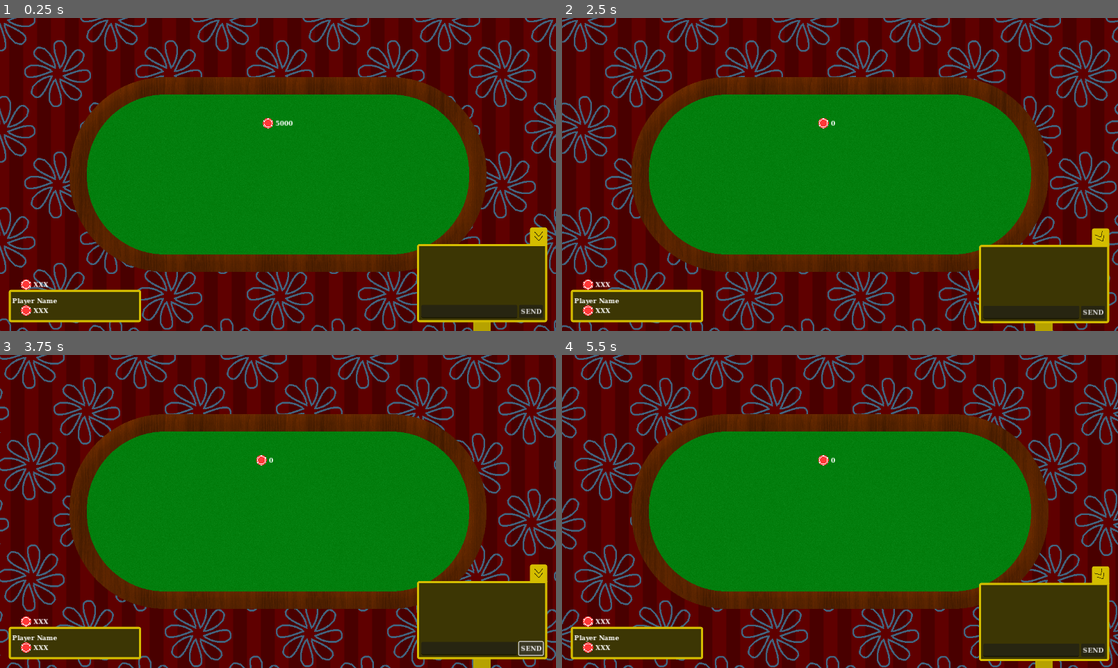
Above: before the commit, frames 1-4 (two rows, left to right).
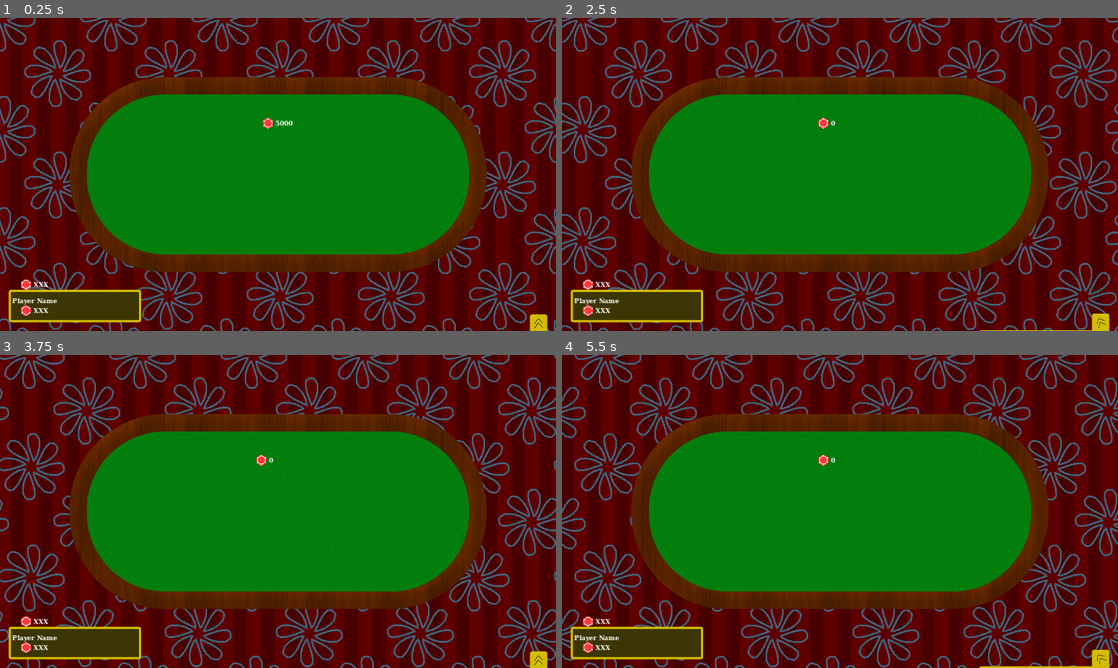
Above: after the commit, the same moments.

Repository: rwilson02/Poker-Party
Game: Godot game, scene res://scenes/Gameplay.tscn
Same seed, same stepped clock (60 frames per second), same inputs: the game is played once before the commit and once after it. This scene is started directly instead of the project's main scene.
Inputs (mouse positions are in pixels of both pictures, inside the frame that each line leads up to; where the layout moved, square brackets give the same spot in the first picture):
- Up to frame 1 (0.25 s): no input
- Up to frame 2 (2.5 s): click (1101, 324) [1101, 237] at 0.5 s; click (1095, 312) at 1.25 s, where only the run after the commit has a clickable "SEND"; click (1101, 237) [1101, 324] at 2 s
- Up to frame 3 (3.75 s): click (533, 649) at 2.75 s, where only the run before the commit has a clickable "SEND"; click (533, 649) at 3.5 s, where only the run before the commit has a clickable "SEND"
- Up to frame 4 (5.5 s): click (1101, 661) [1101, 574] at 4.25 s; tap Enter at 5 s

The runs differ from the first frame. In frame 1, 6.1% of the frame differs, in the area x 75-99%, y 66-100%; in frame 2, 6.2%; in frame 3, 6.1%; in frame 4, 6.2%, in the area x 75-99%, y 67-100%.
Error in both runs: Invalid access to property or key '1' on a base object of type 'Dictionary'. (res://scripts/netgame.gd:105)

Commit message:
start chat collapsed

Diff:
--- a/scenes/Gameplay.tscn
+++ b/scenes/Gameplay.tscn
@@ -265,9 +265,8 @@
 anchor_right = 1.0
 anchor_bottom = 1.0
 offset_left = -320.0
-offset_top = -200.0
 offset_right = -20.0
-offset_bottom = -20.0
+offset_bottom = 180.0
 grow_horizontal = 0
 grow_vertical = 0
 theme_override_styles/panel = SubResource("StyleBoxFlat_v6blc")
@@ -340,6 +339,7 @@
 anchor_bottom = 1.0
 grow_horizontal = 2
 grow_vertical = 2
+rotation = 3.14159
 pivot_offset = Vector2(20, 20)
 texture_normal = ExtResource("11_bwsl0")
 ignore_texture_size = true
--- a/scripts/ui/chat.gd
+++ b/scripts/ui/chat.gd
@@ -12,7 +12,7 @@
 var messages = 0
 var scroll_val = 0.0
 
-var collapsed = false
+var collapsed = true
 var is_moving = false
 
 func _ready():
@@ -83,7 +83,7 @@
 		is_moving = true
 
 		var tween1 = create_tween()
-		tween1.tween_property(self, "position", self.position + Vector2.DOWN * (-200 if collapsed else 200), 0.5)\
+		tween1.tween_property(self, "position", self.position + Vector2.UP * (200 if collapsed else -200), 0.5)\
 			.set_trans(Tween.TRANS_CUBIC)
 		var tween2 = create_tween()
 		tween2.tween_property($Panel/TextureButton, "rotation", $Panel/TextureButton.rotation + PI, 0.5)
